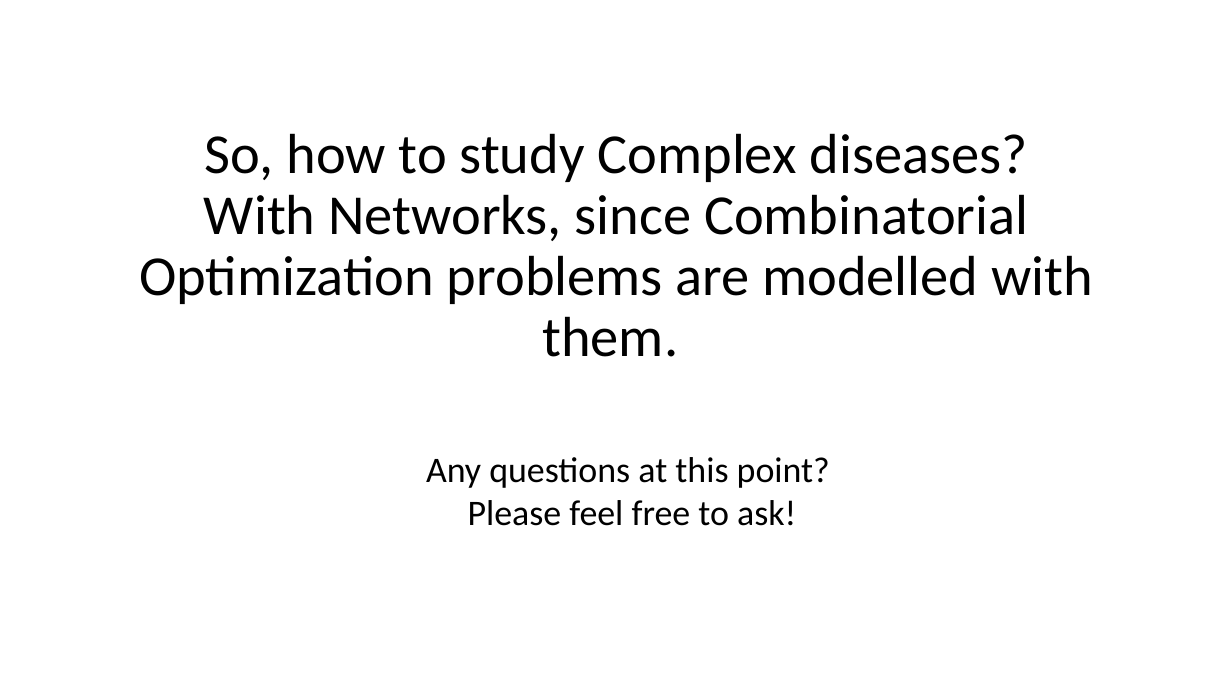
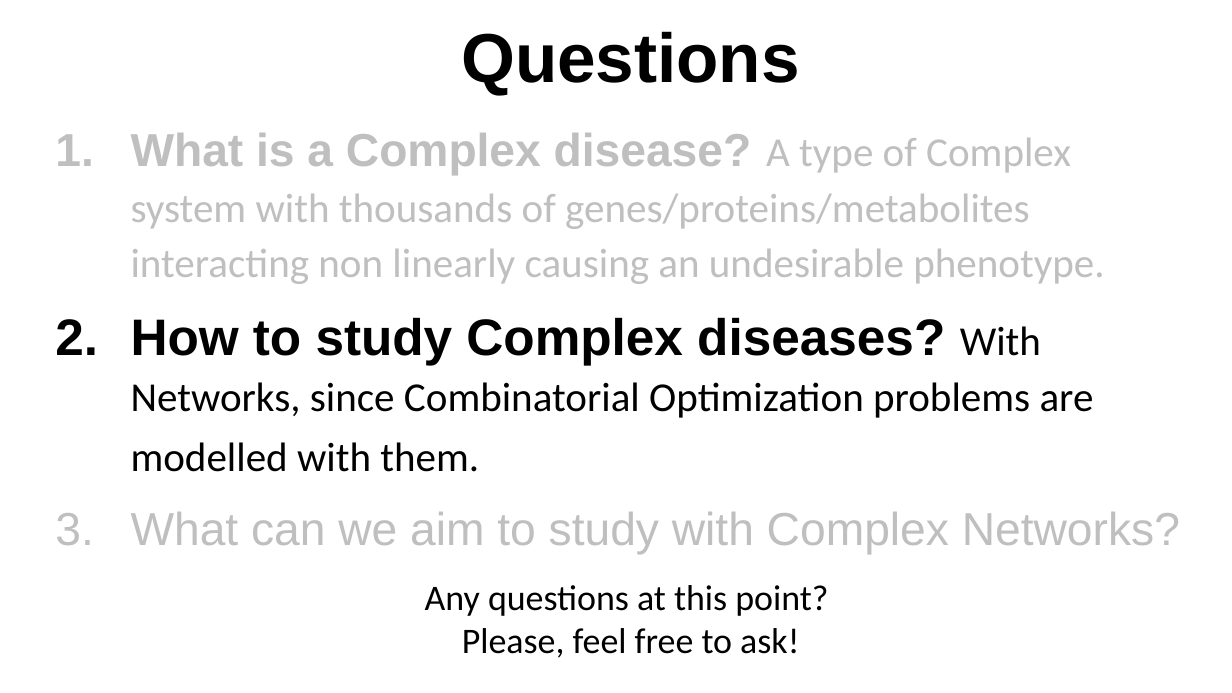
Before and after one commit to VenkiPhy6/seminar-thirdsem, a slide deck: slide 15 of A Primer to Complex Diseases.pptx. Drawn at 1232x693 pixels with LibreOffice and Linux fonts; fonts in the diff are those of the drawing. Boxes give left, top, right and bottom in pixels: in the first picture for what was removed or moved away, otherwise in the second. Text is boxed around its words. In the diff, an @@ line names an element or a change of style, - is before the commit and + after.

```diff
--- a/A Primer to Complex Diseases.pptx
+++ b/A Primer to Complex Diseases.pptx
@@ title added at box(461, 31, 800, 94), 54 pt, text #000000, bold @@
+Questions
@@ text added at box(131, 133, 1180, 554), 32 pt, text #BFBFBF @@
+1. What is a Complex disease? A type of Complex system with thousands of genes/proteins/metabolites interacting non linearly causing an undesirable phenotype.
+2. How to study Complex diseases? With Networks, since Combinatorial Optimization problems are modelled with them.
+3. What can we aim to study with Complex Networks?
@@ title removed at box(139, 133, 1093, 357) @@
-So, how to study Complex diseases?
-With Networks, since Combinatorial Optimization problems are modelled with them.
@@ text "Any questions at this point?": place and size @@
-text "Any questions at this point?" at box(426, 457, 830, 526)
+text "Any questions at this point?" at box(425, 585, 828, 658)
@@ text at box(462, 628, 799, 658): text changed @@
-Please feel free to ask!
+Please, feel free to ask!
```
Also in this commit, not shown: 13 other slides changed, 5 slides added, 1 slide removed, 2 other files.
